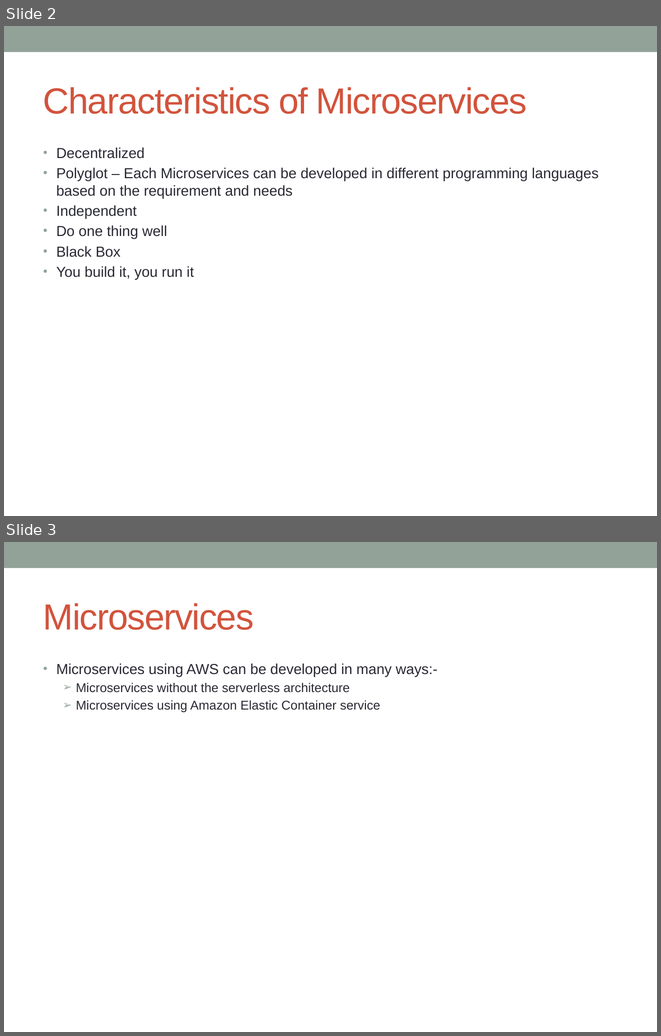
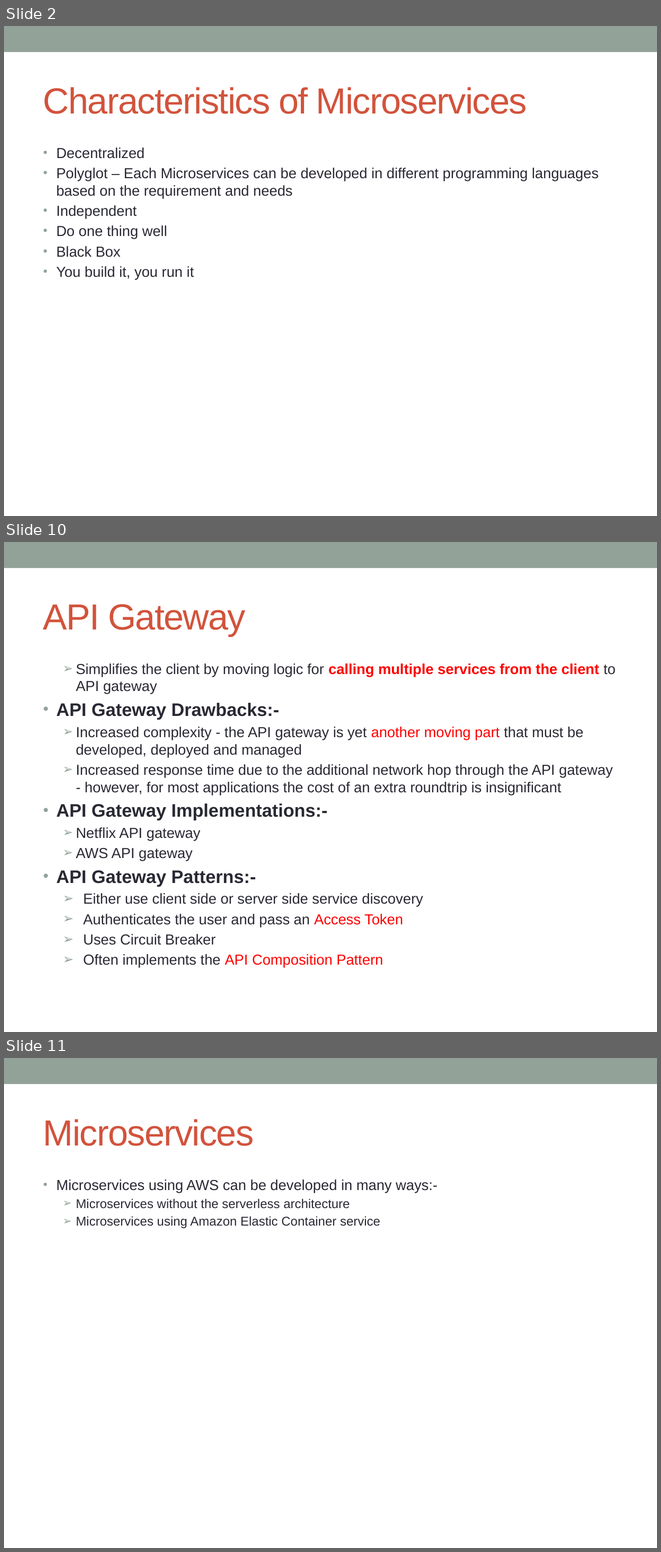
Before and after one commit to notionquest/ProjectDocumentation, a slide deck: Microservices_using_AWS.pptx. Shown one above the other, each under a label of ours: slides 2 and 3 before the commit, slides 2, 10 and 11 after it; the slides between them are not shown. The pictures are 661x1036 and 661x1552 pixels, drawn with LibreOffice and Linux fonts; fonts in the diff are those of the drawing. Boxes give left, top, right and bottom in pixels: in the first picture for what was removed or moved away, otherwise in the second. Text is boxed around its words. In the diff, an @@ line names an element or a change of style, - is before the commit and + after.

Commit message:
API gateway benefits, drawbacks and patterns used

```diff
--- a/Microservices_using_AWS.pptx
+++ b/Microservices_using_AWS.pptx
@@ slide 10 added at bbox=[4, 542, 657, 1032], background #FFFFFF; not listed: 1 template element that a slide beside it also shows @@
@@ title added at bbox=[43, 604, 246, 636], 40 pt, text #D2533C @@
+API Gateway
@@ text added at bbox=[56, 663, 616, 968], 16 pt, text #292934 @@
+  ➢ Simplifies the client by moving logic for calling multiple services from the client to API gateway
+• API Gateway Drawbacks:-
+  ➢ Increased complexity - the API gateway is yet another moving part that must be developed, deployed and managed
+  ➢ Increased response time due to the additional network hop through the API gateway - however, for most applications the cost of an extra roundtrip is insignificant
+• API Gateway Implementations:-
+  ➢ Netflix API gateway
+  ➢ AWS API gateway
+• API Gateway Patterns:-
+    ➢ Either use client side or server side service discovery
+    ➢ Authenticates the user and pass an Access Token
+    ➢ Uses Circuit Breaker
+    ➢ Often implements the API Composition Pattern
@@ what was slide 3 is now slide 11 @@
```
Also in this commit, not shown: 1 slide changed, 10 other slides added.
